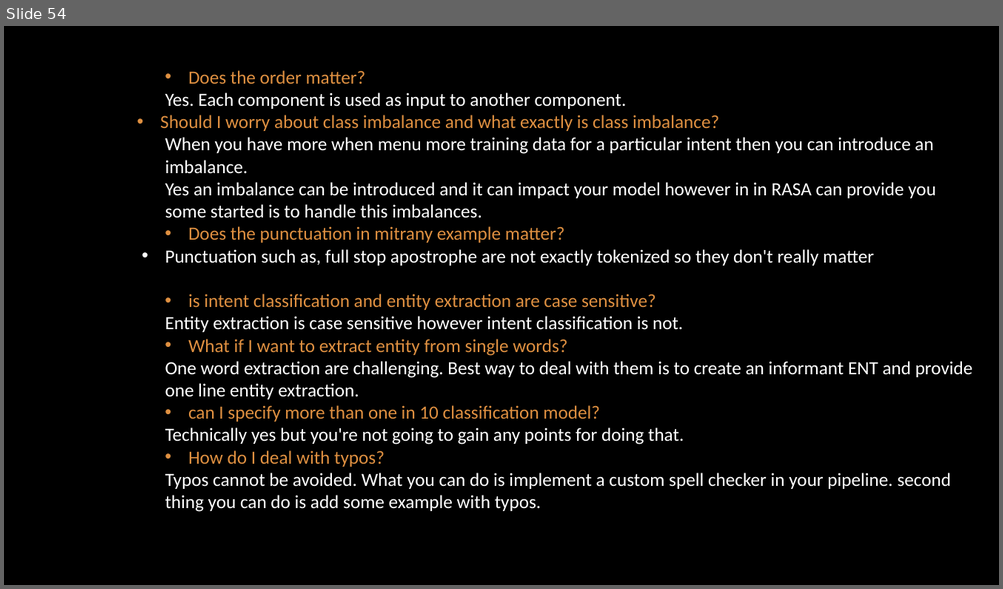
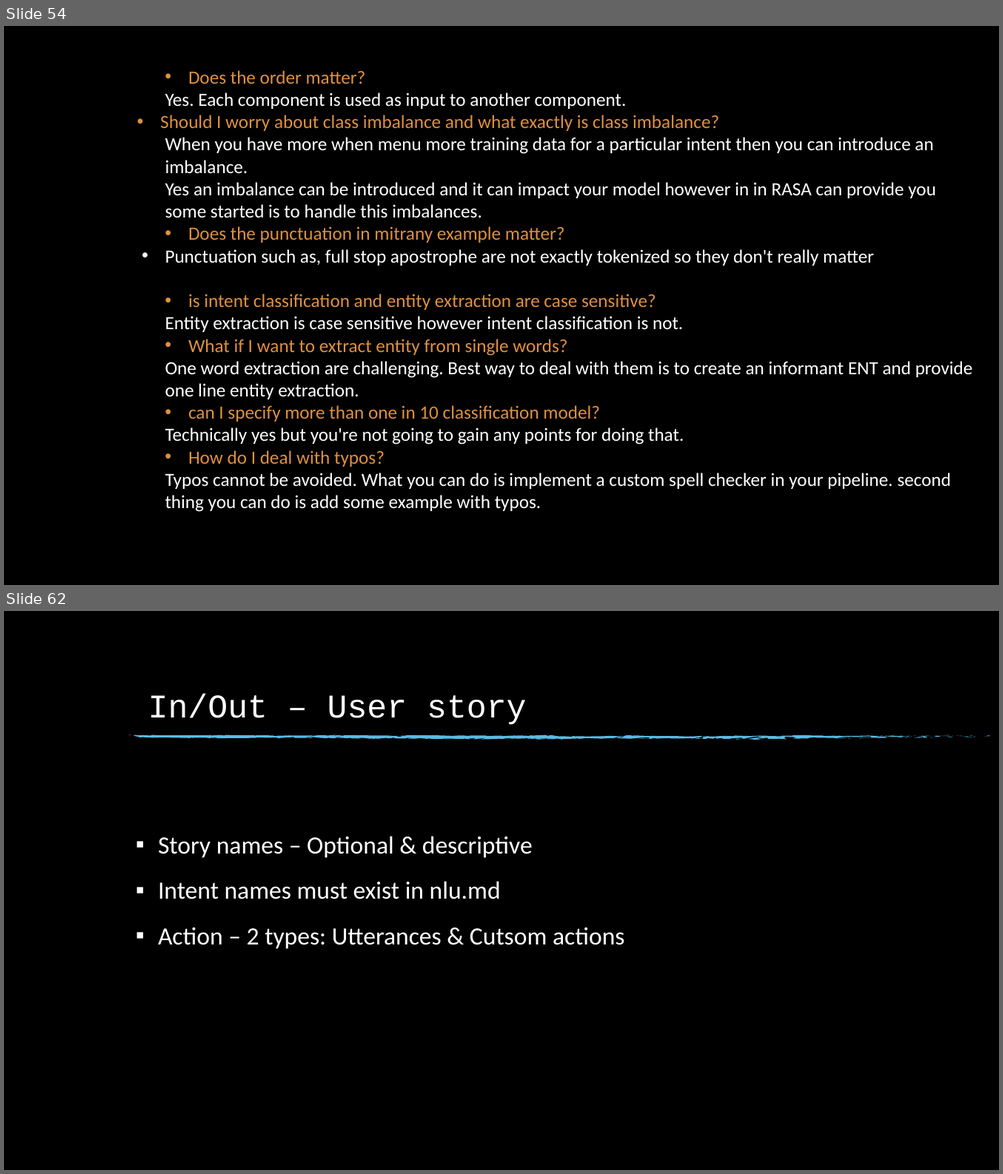
Before and after one commit to dinesh19aug/rasa-workshop, a slide deck: Natural Language Processing Workshop.pptx. Shown one above the other, each under a label of ours: slide 54 before the commit, slides 54 and 62 after it; the slides between them are not shown. The pictures are 1003x589 and 1003x1174 pixels, drawn with LibreOffice and Linux fonts; fonts in the diff are those of the drawing; background and template pictures are left out. Boxes give left, top, right and bottom in pixels: in the first picture for what was removed or moved away, otherwise in the second. Text is boxed around its words. In the diff, an @@ line names an element or a change of style, - is before the commit and + after.

```diff
--- a/Natural Language Processing Workshop.pptx
+++ b/Natural Language Processing Workshop.pptx
@@ slide 62 added at (4,611,999,1170), background picture (left out) @@
@@ text added at (148,695,526,725), 32 pt, text #FFFFFF @@
+In/Out – User story
@@ group added at (128,735,990,740): 74 freeform shapes @@
@@ text added at (158,836,625,949), 24 pt, text #FFFFFF @@
+▪ Story names – Optional & descriptive
+▪ Intent names must exist in nlu.md
+▪ Action – 2 types: Utterances & Cutsom actions
```
Also in this commit, not shown: 8 other slides added.
